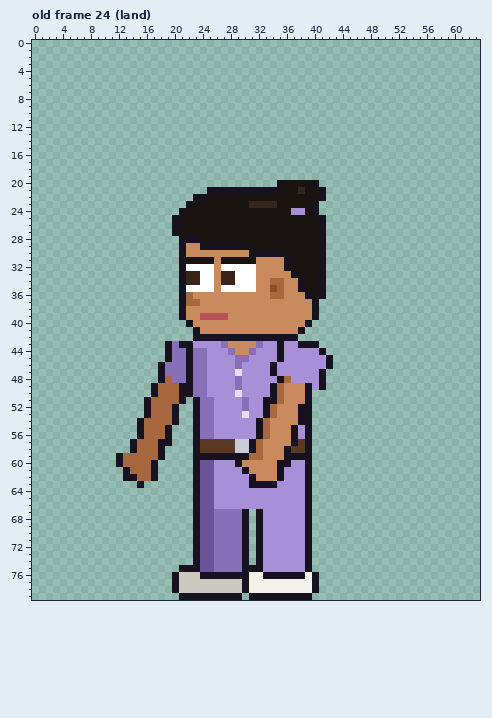
One commit to this pixel-art file: sprites/clients/client_dentasst_left_anim.aseprite. The picture above was drawn from the file before the commit.
64x80 pixels, 123 frames. Colours within 5 levels of each other are drawn and written as one. Shown: old frame 24 (land). The commit also changed other frames, which this record leaves out.
After:
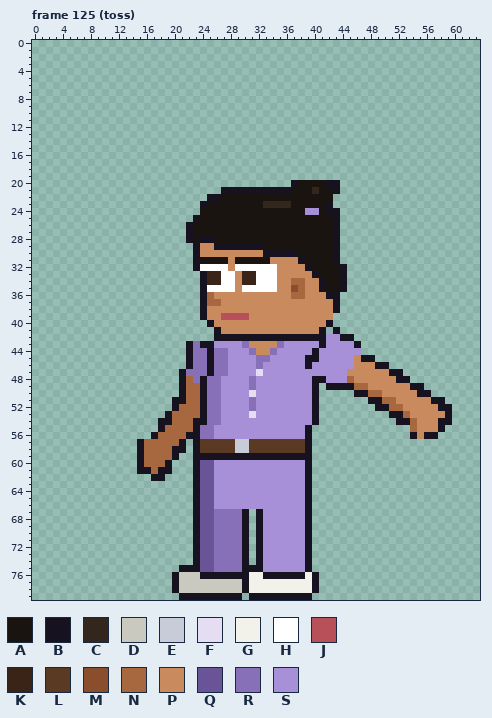
Palette (. is transparent): A #1a1410  B #17121f  C #33261c  D #c9c9c0  E #c8ccd8  F #e5def3  G #f2f2ea  H #ffffff  J #b8505a  K #3a2418  L #5a3a22  M #8a4e2c  N #a8683f  P #c98a5e  Q #6a5498  R #8870b8  S #a890d8
A new or re-ordered frame is compared with the old frame closest to it.
The exact change:
frames 123 -> 129
--- frame 125 (toss) is new; against old frame 24 (land)
@@ x 0..63 @@
 19 ................................................................
-20 ...................................BAAAAB.......................
-21 .........................BBBBBBBBBBAAACAAB......................
-22 .......................BBAAAAAAAAAAAAAAAAB......................
-23 ......................BAAAAAAAACCCCAAAAAB.......................
-24 .....................BAAAAAAAAAAAAAAASSAB.......................
-25 ....................BAAAAAAAAAAAAAAAAAAAAB......................
-26 ....................BAAAAAAAAAAAAAAAAAAAAB......................
-27 ....................BAAAAAAAAAAAAAAAAAAAAB......................
-28 .....................BBBAAAAAAAAAAAAAAAAAB......................
-29 .....................BPPBBBBBBBAAAAAAAAAAB......................
-30 .....................BPPPPPPPPPBBBBBAAAAAB......................
-31 .....................BAAAAPAAAAAPPPPBAAAAB......................
-32 .....................BHHHHPHHHHHPPPPBAAAAB......................
-33 .....................BKKHHPKKHHHPPPPPBAAAB......................
-34 .....................BKKHHPKKHHHPPNNPPBAAB......................
-35 .....................BHHHHPHHHHHPPMNPPBAAB......................
-36 .....................BNPPPPPPPPPPPNNPPPBAB......................
-37 .....................BNNPPPPPPPPPPPPPPPPB.......................
-38 .....................BPPPPPPPPPPPPPPPPPPB.......................
-39 .....................BPPJJJJPPPPPPPPPPPPB.......................
-40 ......................BPPPPPPPPPPPPPPPPB........................
-41 .......................BPPPPPPPPPPPPPPB.........................
-42 .......................BBBBBBBBBBBBBBB..........................
-43 ...................BRBBSSSSRPPPPRSSBSSBBB.......................
-44 ...................BRRBRRSSSRPPRSSSBSSSSSB......................
-45 ...................BRRBRRSSSSRRSSSSBSSSSSSB.....................
-46 ..................BRRRBRRSSSSRSSSSBSSSSSSSB.....................
-47 ..................BRRRBRRSSSSFSSSSBSSSSSSB......................
-48 ..................BNRRBRRSSSSRSSSSSBNSSSSB......................
-49 .................BNNNBBRRSSSSRSSSSBNPPPBSB......................
-50 .................BNNNBBRRSSSSFSSSSBNPPPB........................
-51 ................BNNNNB.BRRSSSSRSSBBNPPPB........................
-52 ................BNNNB..BRRSSSSRSSBNPPPBB........................
-53 ................BNNNB..BRRSSSSFSSBNPPPBB........................
-54 ...............BNNNNB..BRRSSSSSSBNPPPPBB........................
-55 ...............BNNNB...BRRSSSSSSBNPPPBSB........................
-56 ...............BNNNB...BRRSSSSSSBNPPPBSB........................
-57 ..............BNNNBB...BLLLLLEEBNPPPPBLB........................
-58 ..............BNNNB....BLLLLLEEBNPPPBLLB........................
-59 ............BNNNNNB....BBBBBBBBNNPPPBBBB........................
-60 ............BNNNNB.....BQQSSSBPPPPPBBSSB........................
-61 .............BNNNB.....BQQSSSSBPPPPBSSSB........................
-62 .............BBNNB.....BQQSSSSSBPPPBSSSB........................
-63 ...............B.......BQQSSSSSBBBBSSSSB........................
+20 .....................................BAAAABB....................
+21 ...........................BBBBBBBBBBAAACAAB....................
+22 .........................BBAAAAAAAAAAAAAAAA.....................
+23 ........................BAAAAAAAACCCCAAAAAB.....................
+24 ........................AAAAAAAAAAAAAAASSABB....................
+25 .......................BAAAAAAAAAAAAAAAAAAAB....................
+26 ......................BAAAAAAAAAAAAAAAAAAAAB....................
+27 ......................BAAAAAAAAAAAAAAAAAAAAB....................
+28 ......................BABBAAAAAAAAAAAAAAAAAB....................
+29 .......................BPPBBBBBBBAAAAAAAAAAB....................
+30 .......................BPPPPPPPPPBBBBBAAAAAB....................
+31 .......................BAAAAPAAAAAPPPPBAAAAB....................
+32 .......................BHHHHPHHHHHHPPPPBAAAAB...................
+33 ........................BKKHHPKKHHHPPPPPBAAAB...................
+34 ........................BKKHHPKKHHHPPNNPPBAAB...................
+35 ........................BHHHHPHHHHHPPMNPPBAAB...................
+36 ........................BNPPPPPPPPPPPNNPPPBB....................
+37 ........................BNNPPPPPPPPPPPPPPPPB....................
+38 ........................BPPPPPPPPPPPPPPPPPPB....................
+39 ........................BPPJJJJPPPPPPPPPPPP.....................
+40 .........................BPPPPPPPPPPPPPPPPB.....................
+41 ..........................BPPPPPPPPPPPPPPB.B....................
+42 ..........................BBBBBBBBBBBBBBBBSSBB..................
+43 ......................BRBBSSSSRPPPPRSSSSSBSSSSB.................
+44 ......................BRRBRRSSSRPPRSSSSSBSSSSSS.................
+45 ......................BRRBRRSSSSRRSSSSSBBSSSSSPBB...............
+46 ......................BRRBRRSSSSRSSSSSSBSSSSSSPPPBB.............
+47 .....................BRRRBRRSSSSFSSSSSSSSSSSSPPPPPPBB...........
+48 .....................BNRBRRSSSSRSSSSSSSSBBSSSNPPPPPPBB..........
+49 .....................BNNBRRSSSSRSSSSSSSSB.BBBBNNPPPPPPBB........
+50 .....................BNNBRRSSSSFSSSSSSSSB.....BBNNPPPPPBB.......
+51 ....................BBNNBRRSSSSRSSSSSSSSB.......BBNNPPPPPBB.....
+52 ....................BNNNBRRSSSSRSSSSSSSSB........BBNNPPPPPBB....
+53 ...................BNNNNBRRSSSSFSSSSSSSSB..........BBNPPPPPB....
+54 ..................BBNNNBBRRSSSSSSSSSSSSSB...........BBNPPPBB....
+55 ..................BNNNNBRRSSSSSSSSSSSSSB..............NPPPB.....
+56 .................BNNNNBBRRSSSSSSSSSSSSSB..............BPBB......
+57 ...............BNNNNNB.BLLLLLEELLLLLLLLB........................
+58 ...............BNNNNBB.BLLLLLEELLLLLLLLB........................
+59 ...............BNNNNB..BBBBBBBBBBBBBBBBB........................
+60 ...............BNNNB...BQQSSSSSSSSSSSSSB........................
+61 ...............BBNBB...BQQSSSSSSSSSSSSSB........................
+62 .................BB....BQQSSSSSSSSSSSSSB........................
+63 .......................BQQSSSSSSSSSSSSSB........................
 64 .......................BQQSSSSSSSSSSSSSB........................
